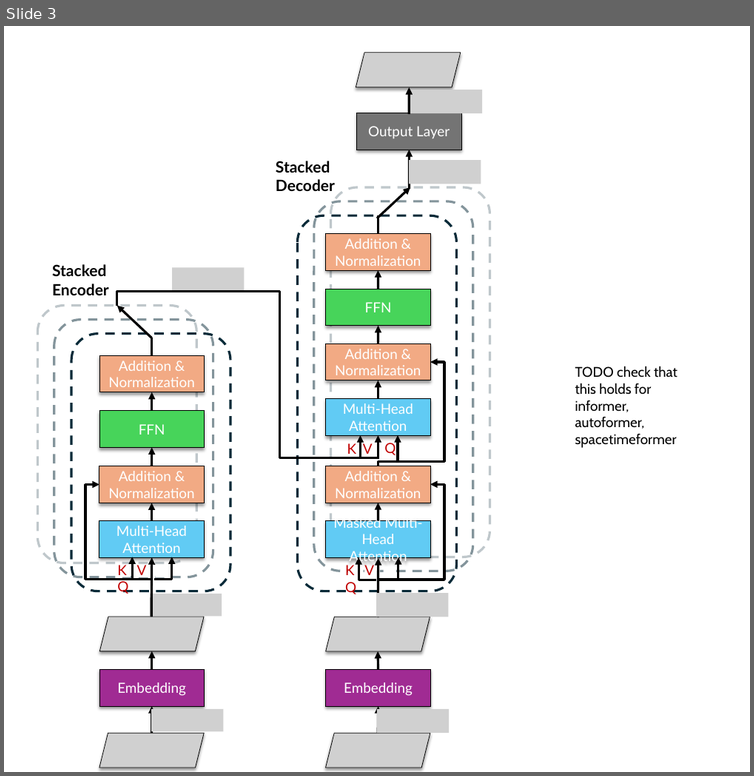
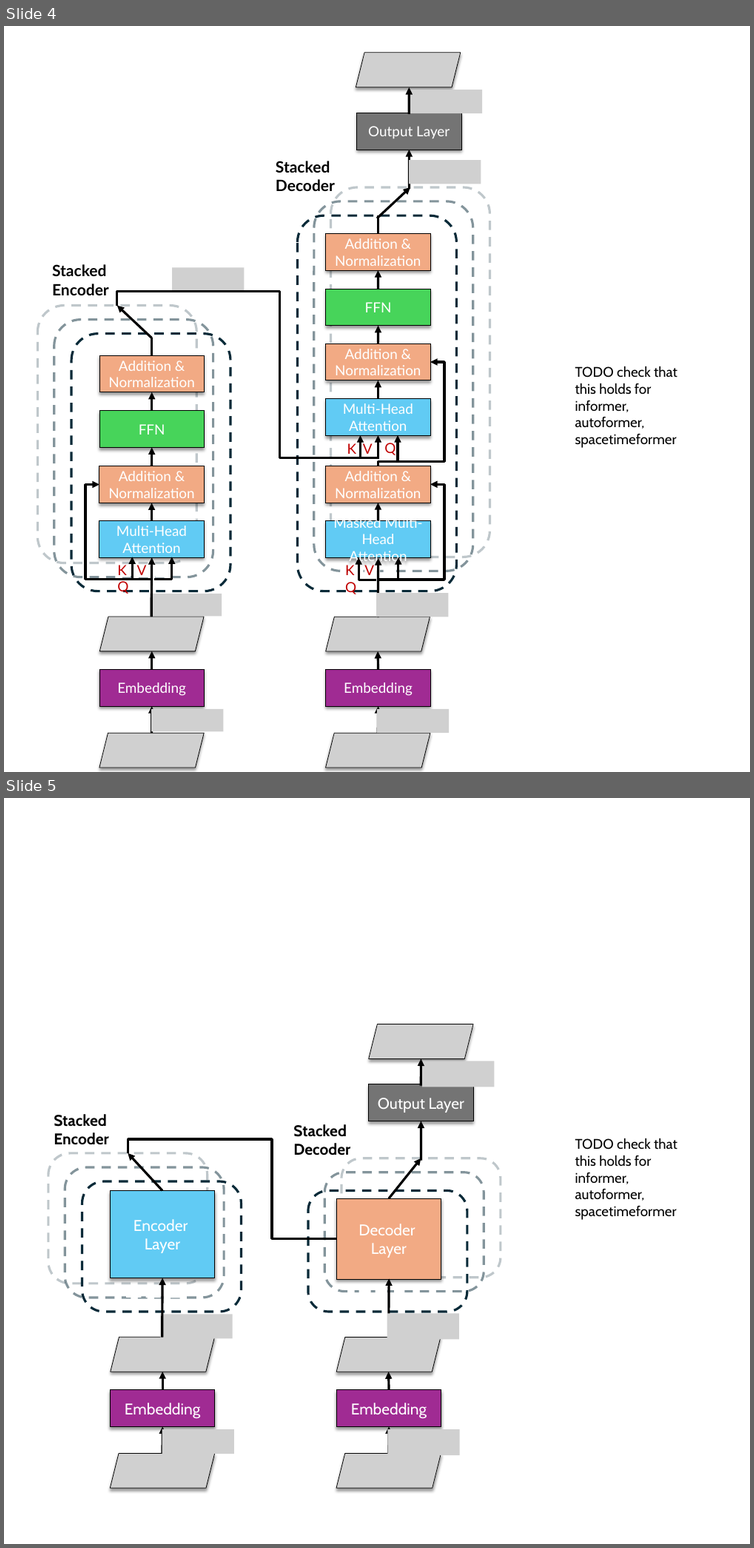
Before and after one commit to achenry/wind-forecasting, a slide deck: examples/figures/wind_forecasting_figs [Autosaved].pptx. Shown one above the other, each under a label of ours: slide 3 before the commit, slides 4 and 5 after it. The pictures are 754x776 and 754x1548 pixels, drawn with LibreOffice and Linux fonts; fonts in the diff are those of the drawing; grey boxes stand for pictures. Boxes give left, top, right and bottom in pixels: in the first picture for what was removed or moved away, otherwise in the second. Text is boxed around its words. In the diff, an @@ line names an element or a change of style, - is before the commit and + after.

```diff
--- a/examples/figures/wind_forecasting_figs [Autosaved].pptx
+++ b/examples/figures/wind_forecasting_figs [Autosaved].pptx
@@ slide 5 added at box(4, 798, 750, 1544), background #FFFFFF @@
@@ text added at box(575, 1138, 677, 1220), 18 pt, text #000000 @@
+TODO check that this holds for informer, autoformer, spacetimeformer
@@ group added at box(48, 1024, 501, 1488): 11 rectangles, 10 pictures, 10 arrows, 6 rounded rectangles, 2 texts, 1 elbow line @@
+Embedding
+Encoder
+Layer
+Decoder
+Layer
+Embedding
+Stacked Encoder
+Stacked Decoder
+Output Layer
@@ what was slide 3 is now slide 4 @@
```
Also in this commit, not shown: 1 other slide added, 3 other files.
